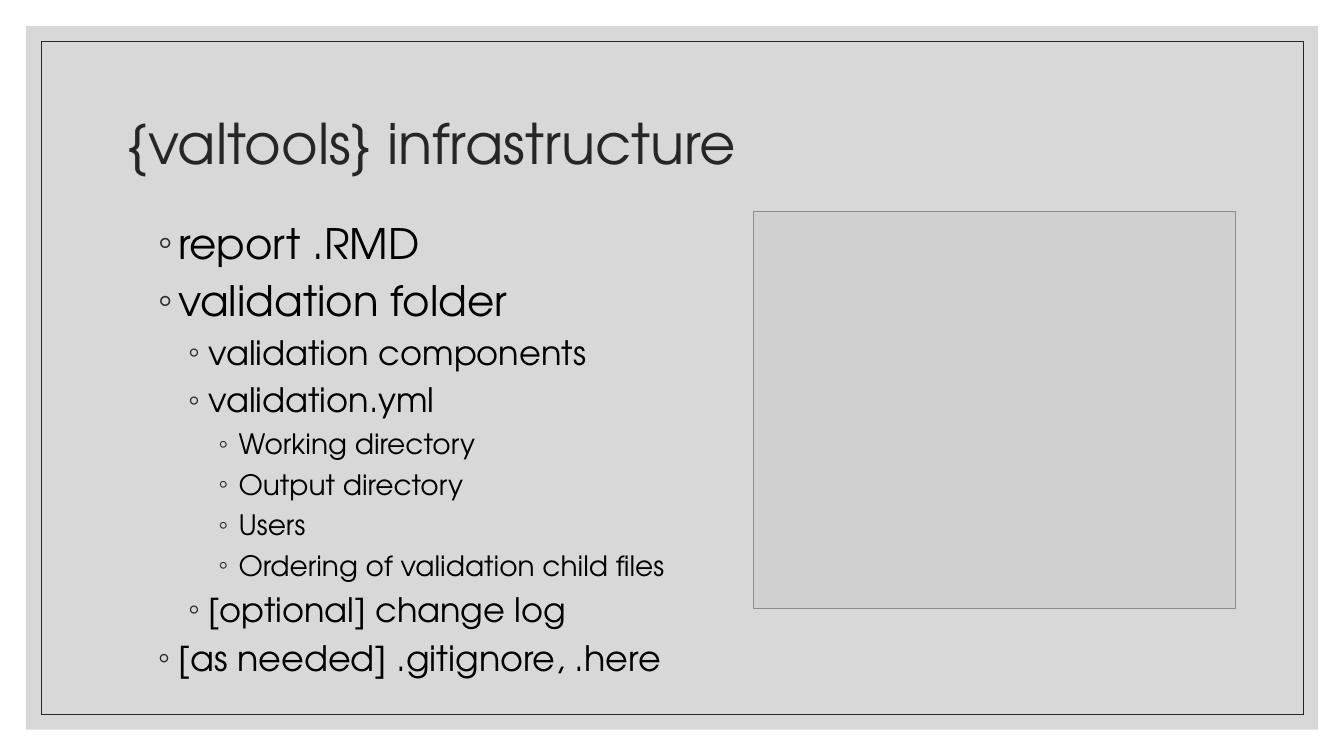
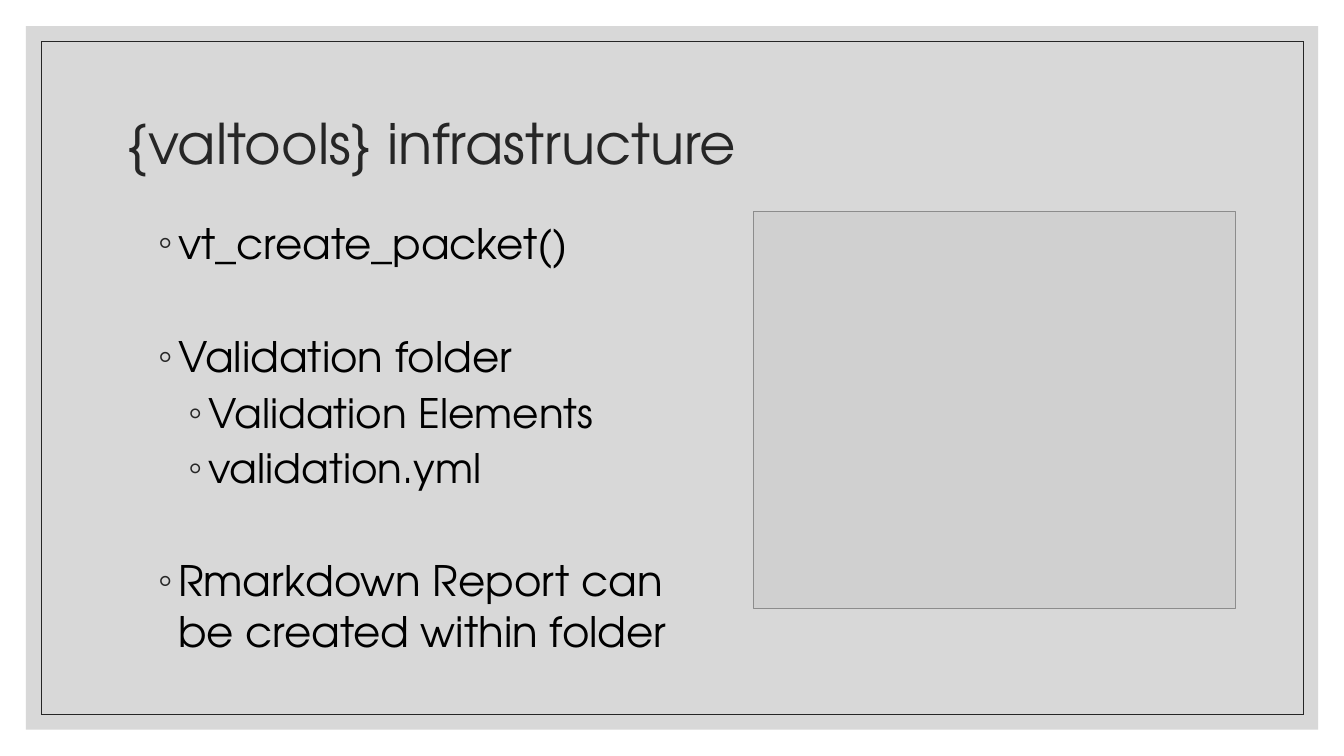
Before and after one commit to FredHutch/R_Package_Validation_Tutorial, a slide deck: slide 4 of Slides/Slides-04-Elements_of_Validation/Slides-04-Elements_of_Validation.pptx. Drawn at 1344x756 pixels with LibreOffice and Linux fonts; fonts in the diff are those of the drawing; grey boxes stand for pictures. Boxes give left, top, right and bottom in pixels: in the first picture for what was removed or moved away, otherwise in the second. Text is boxed around its words. In the diff, an @@ line names an element or a change of style, - is before the commit and + after.

```diff
--- a/Slides/Slides-04-Elements_of_Validation/Slides-04-Elements_of_Validation.pptx
+++ b/Slides/Slides-04-Elements_of_Validation/Slides-04-Elements_of_Validation.pptx
@@ text at [178, 228, 593, 429]: text changed @@
-  ◦ report .RMD
-  ◦ validation folder
-    ◦ validation components
+  ◦ vt_create_packet()
+  ◦ Validation folder
+    ◦ Validation Elements
@@ text at [208, 453, 481, 491]: size 24 to 29 pt in "validation.yml" @@
@@ text at [178, 565, 667, 648]: text changed; size 20 to 30 pt @@
-      ◦ Working directory
-      ◦ Output directory
-      ◦ Users
-      ◦ Ordering of validation child files
-    ◦ [optional] change log
-  ◦ [as needed] .gitignore, .here
+  ◦ Rmarkdown Report can be created within folder
```
Also in this commit, not shown: 3 other slides changed, 6 slides added, 1 slide removed, 22 other files.
